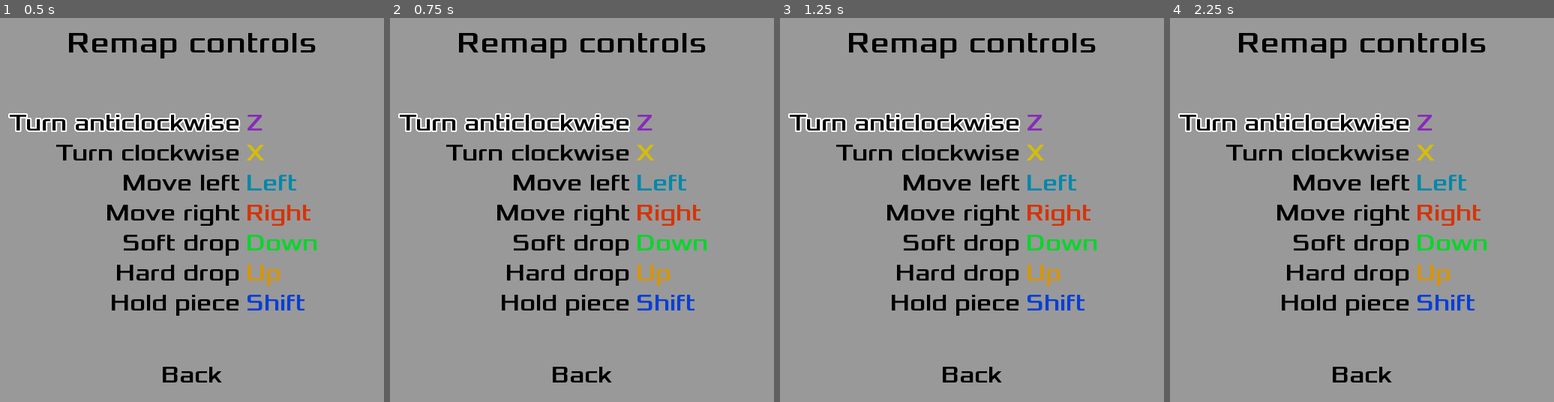
Above: before the commit, frames 1-4 (left to right).
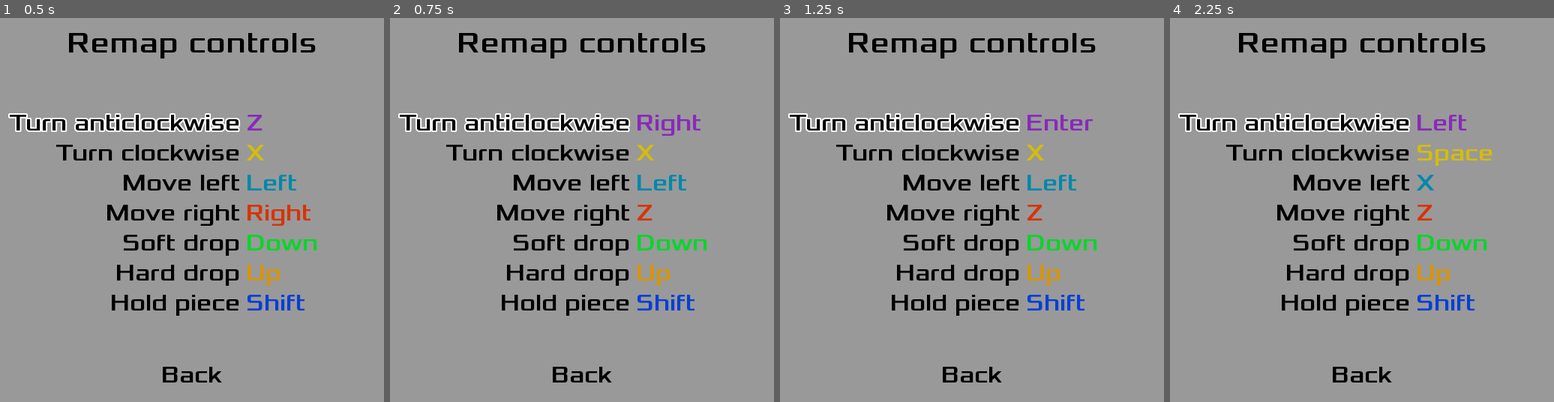
Above: after the commit, the same moments.

Repository: Boyquotes/Godot-Detris
Game: Godot game, scene res://InputMapScreen.tscn
Same seed, same stepped clock (60 frames per second), same inputs: the game is played once before the commit and once after it. The project has no main scene, so this scene is started directly. Sound files missing from this copy of the repository are replaced by a short silence.
Inputs (mouse positions are in pixels of both pictures, inside the frame that each line leads up to):
- Up to frame 1 (0.5 s): no input
- Up to frame 2 (0.75 s): tap Enter (ui_accept) at 0.5 s; move the mouse to (562, 286) at 0.52 s; hold Right (mino_right) from 0.53 s (still down); tap X (mino_clockwise) at 0.6 s; click (562, 286) at 0.67 s
- Up to frame 3 (1.25 s): keep holding Right (mino_right); tap Enter (ui_accept) at 0.77, 0.8, 1.07 s
- Up to frame 4 (2.25 s): tap Space at 1.25 s; move the mouse to (1477, 267) at 1.27 s; tap Enter (mino_anticlockwise, bound only after the commit) at 1.35 s; tap X (mino_clockwise) at 1.55 s; tap Enter (ui_accept) at 2 s; move the mouse to (1246, 152) at 2.02 s; release Right (mino_right) at 2.03 s; hold Left (mino_left) from 2.03 s (still down); tap X (mino_anticlockwise, bound only after the commit) at 2.1 s

Frame 1 is identical in both runs. In frame 2, 0.6% of the frame differs, in the area x 64-81%, y 25-55%; in frame 3, 0.6%; in frame 4, 1.2%, in the area x 64-84%, y 25-55%.

Commit message:
Actually remap keys, preventing overlap

Diff:
--- a/InputFilter.gd
+++ b/InputFilter.gd
@@ -85,3 +85,22 @@
 		or actions[action].state == HELD_ECHO
 		or actions[action].state == ECHO
 	)
+
+
+# Actions are broken up by 'category', matched by the string preceding their first
+# underscore - e.g. ui_up, ui_down, ui_accept; and mino_clockwise, mino_left.
+# Two actions in a single category should never have overlapping events, so
+# remap_action() automatically swaps events if the new mapping would cause one
+# to emerge.
+func remap_action(action : String, event : InputEventKey) -> void:
+	var category := action.split("_", true, 1)[0]
+	for a in InputMap.get_actions():
+		if a == action or not a.begins_with(category):
+			continue
+		if InputMap.action_has_event(a, event):
+			# Swap mapping of 'a' and 'action'
+			InputMap.action_erase_events(a)
+			InputMap.action_add_event(a, InputMap.get_action_list(action)[0])
+
+	InputMap.action_erase_events(action)
+	InputMap.action_add_event(action, event)
--- a/InputMapScreen.gd
+++ b/InputMapScreen.gd
@@ -48,12 +48,7 @@
 	set_selected_option(0)
 	# warning-ignore: RETURN_VALUE_DISCARDED
 	connect("back_selected", Global, "_on_InputMapScreen_back_selected")
-	for o in options:
-		if not o.action:
-			continue
-		var name_label : Label = o.text_label.get_node("ButtonName")
-		var action = InputMap.get_action_list(o.action)[0]
-		name_label.text = action.as_text()
+	update_key_strings()
 
 
 func _process(_delta : float) -> void:
@@ -62,7 +57,8 @@
 			$EditSFX.play()
 			set_process(false)
 			var new_key : InputEventKey = yield(InputFilter, "key_pressed")
-			print(new_key.as_text())
+			InputFilter.remap_action(options[selected_option].action, new_key)
+			update_key_strings()
 			$ConfirmSFX.play()
 			# Wait one full frame to prevent input getting consumed by _process.
 			# As we're effectively mid-frame when this is reached, it requires
@@ -83,6 +79,15 @@
 		set_selected_option((selected_option - 1) % options.size())
 
 
+func update_key_strings() -> void:
+	for o in options:
+		if not o.action:
+			continue
+		var name_label : Label = o.text_label.get_node("ButtonName")
+		var action = InputMap.get_action_list(o.action)[0]
+		name_label.text = action.as_text()
+
+
 func set_selected_option(option_ : int) -> void:
 	var old_label : Label = options[selected_option].text_label
 	var new_label : Label = options[option_].text_label
